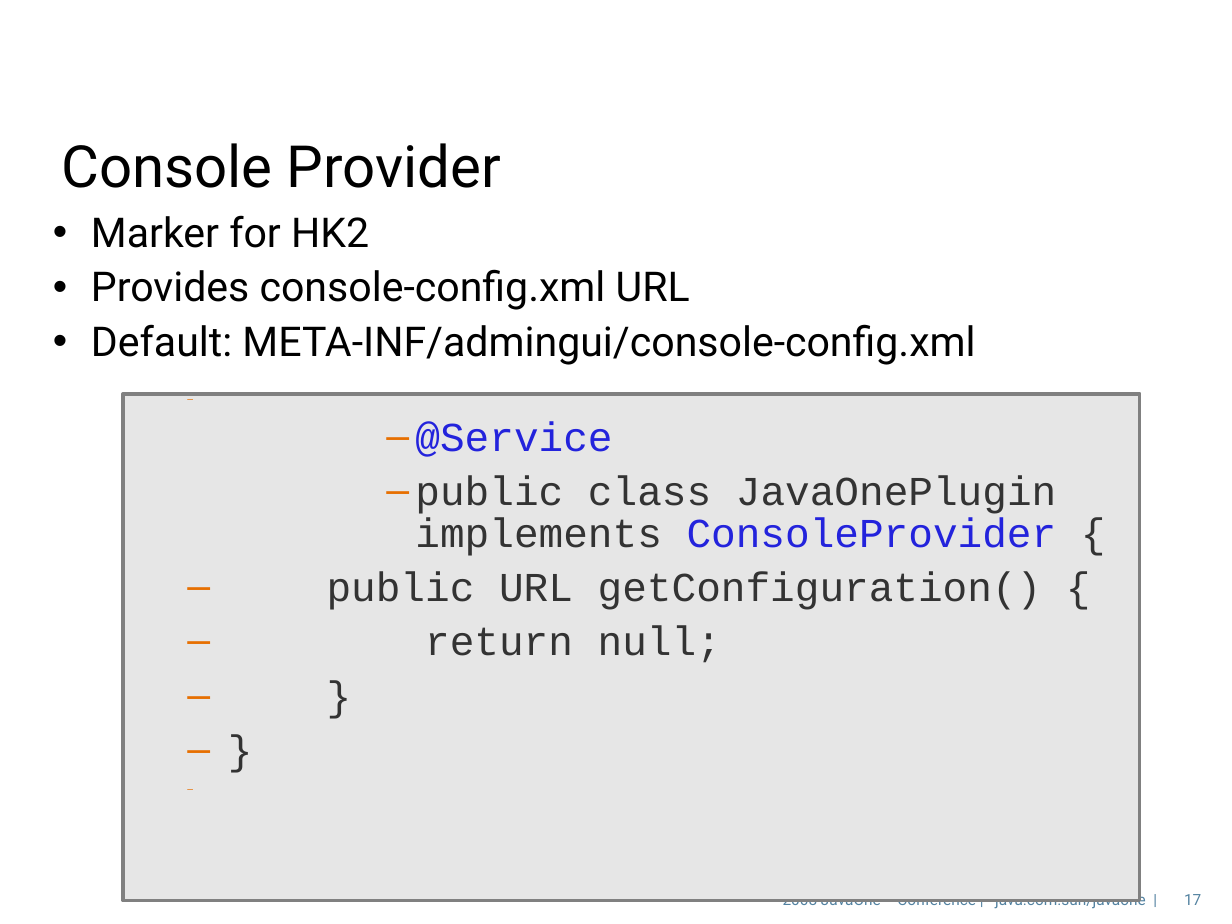
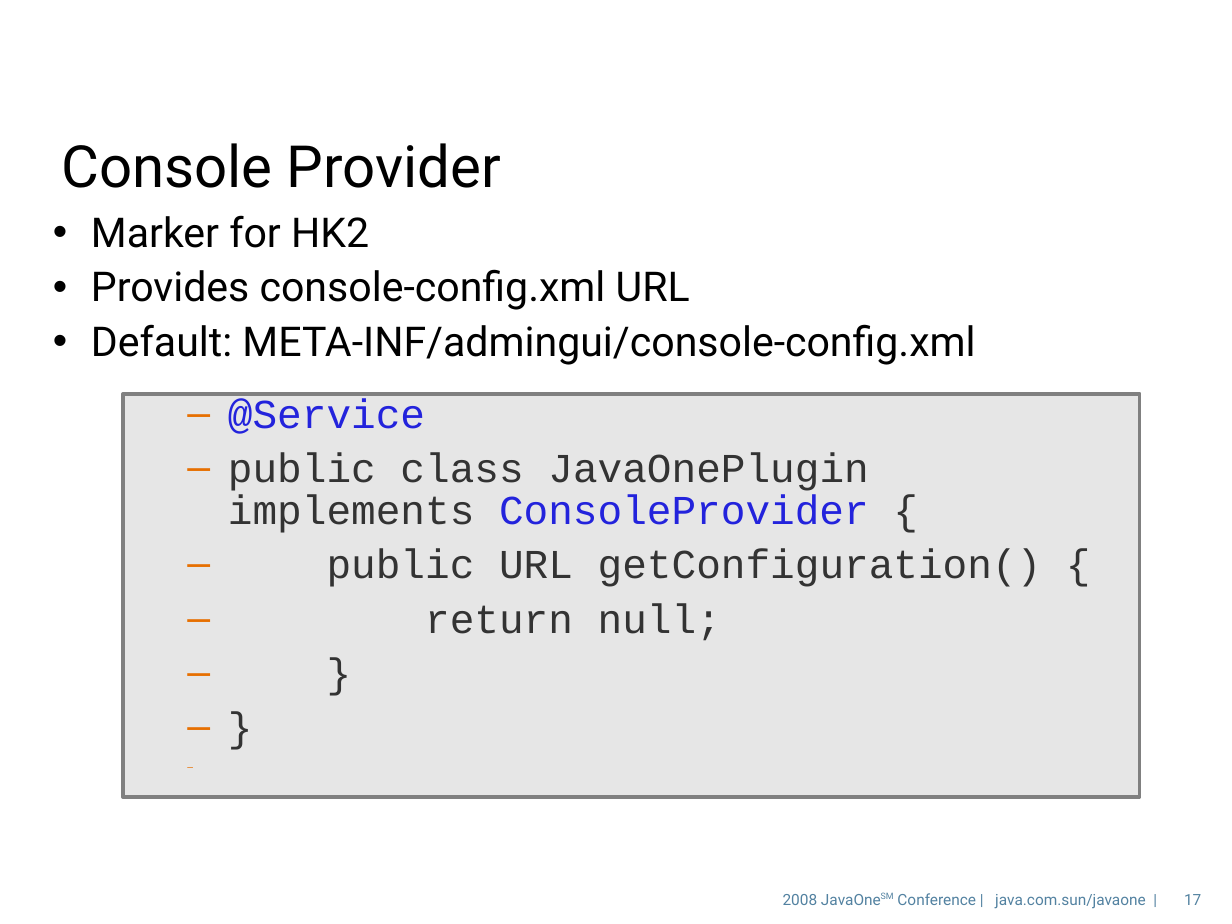
Before and after one commit to javaee/glassfish, a slide deck: slide 17 of v3/admingui/j1plugin/gfplugin/4520_gfplugin.odp. Drawn at 1232x924 pixels with LibreOffice and Linux fonts; fonts in the diff are those of the drawing; background and template pictures are left out. Boxes give left, top, right and bottom in pixels: in the first picture for what was removed or moved away, otherwise in the second. Text is boxed around its words. In the diff, an @@ line names an element or a change of style, - is before the commit and + after.

```diff
--- a/v3/admingui/j1plugin/gfplugin/4520_gfplugin.odp
+++ b/v3/admingui/j1plugin/gfplugin/4520_gfplugin.odp
@@ rectangle "@Service": place and size @@
-rectangle "@Service" at (123, 394, 1140, 901)
+rectangle "@Service" at (123, 394, 1140, 797)
@@ text in rectangle at (228, 398, 869, 533): list level 5 to 3 in "@Service"; list level 5 to 3 in "public class JavaOnePlugin implements ConsoleProvider ..." @@
```
Also in this commit, not shown: 15 other slides changed, 2 slides added, 1 slide removed.
